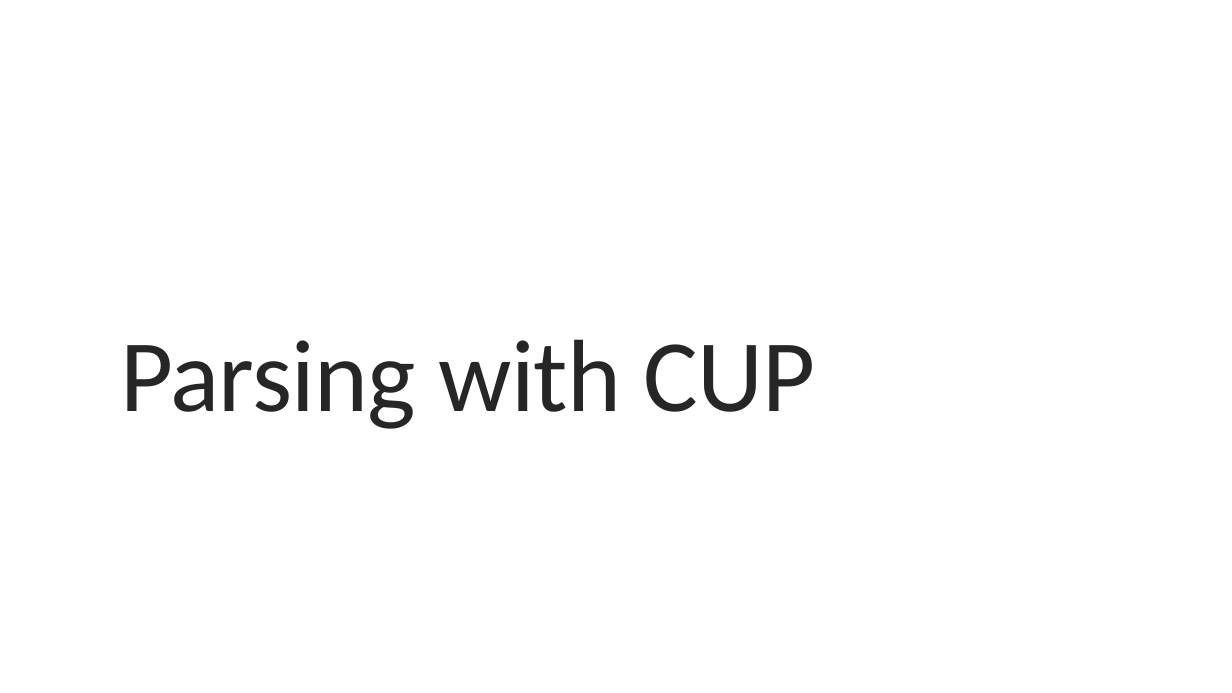
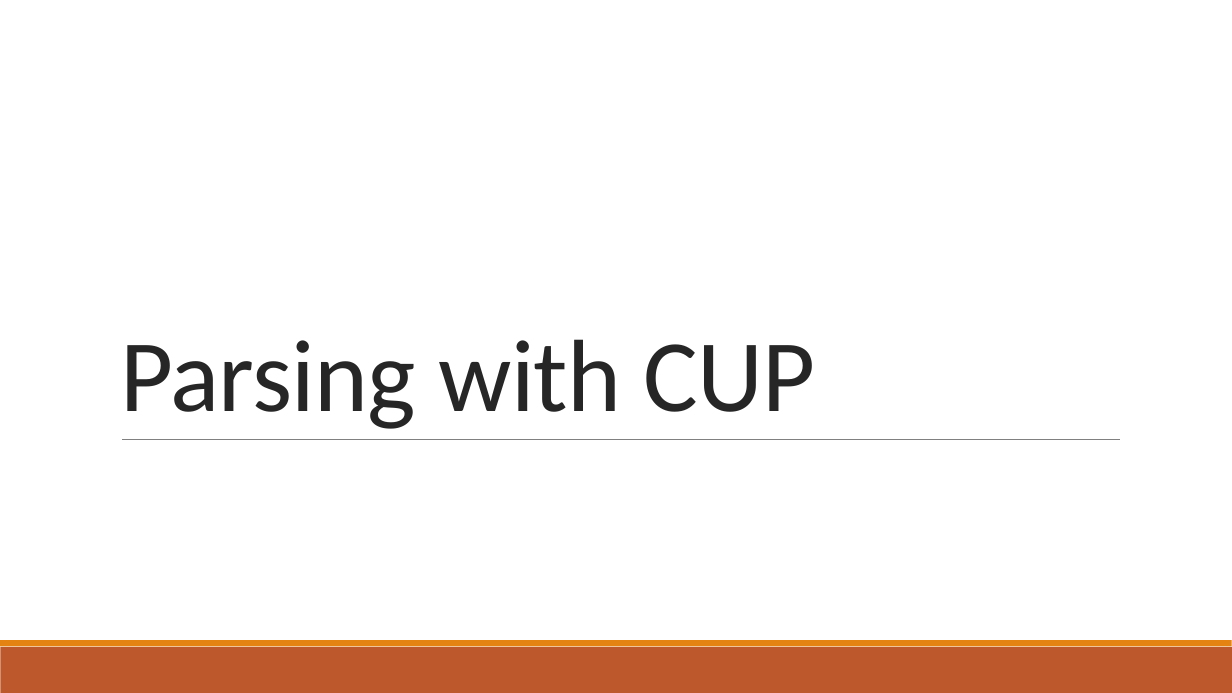
Before and after one commit to nivshani/compilation, a slide deck: slide 72 of slides/bottom_up_parsing.pptx. Drawn at 1232x693 pixels with LibreOffice and Linux fonts; fonts in the diff are those of the drawing. Boxes give left, top, right and bottom in pixels: in the first picture for what was removed or moved away, otherwise in the second. Text is boxed around its words. In the diff, an @@ line names an element or a change of style, - is before the commit and + after.

```diff
--- a/slides/bottom_up_parsing.pptx
+++ b/slides/bottom_up_parsing.pptx
@@ line added from (122, 439) to (1120, 439), #808080 0.5 pt @@
@@ rectangle added at <box>0,647,1232,693</box>, fill #BD582C @@
@@ rectangle added at <box>0,640,1232,647</box>, fill #E48312 @@
```
Also in this commit, not shown: 2 other slides changed, 7 slides added, 1 other file.
